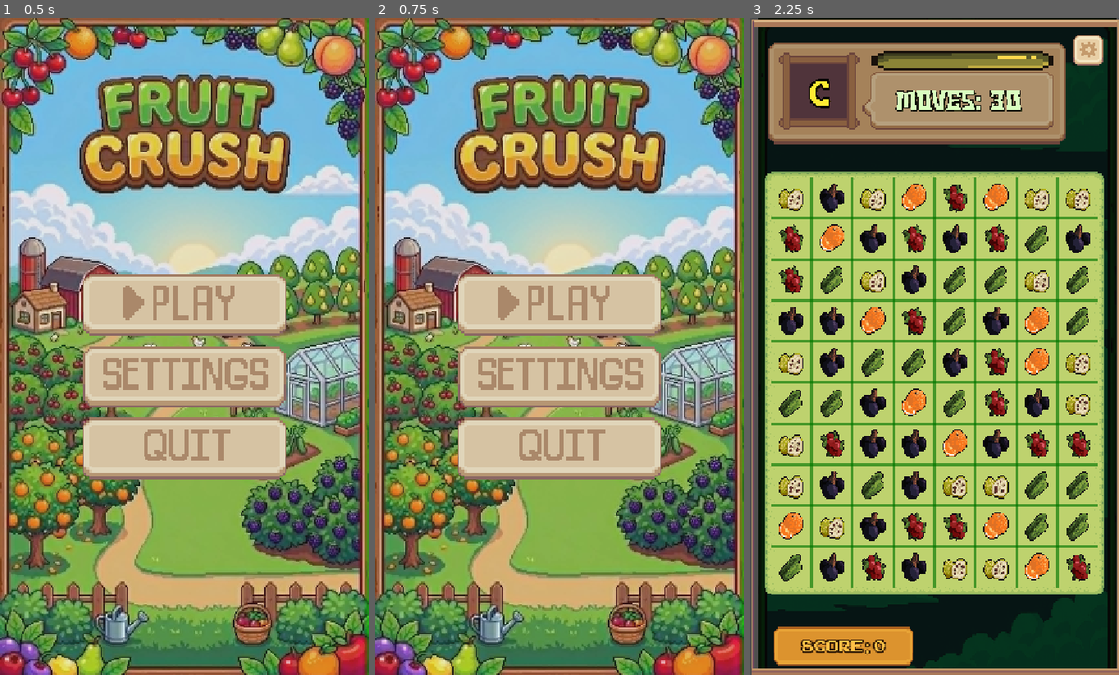
Above: before the commit, frames 1-3 (left to right).
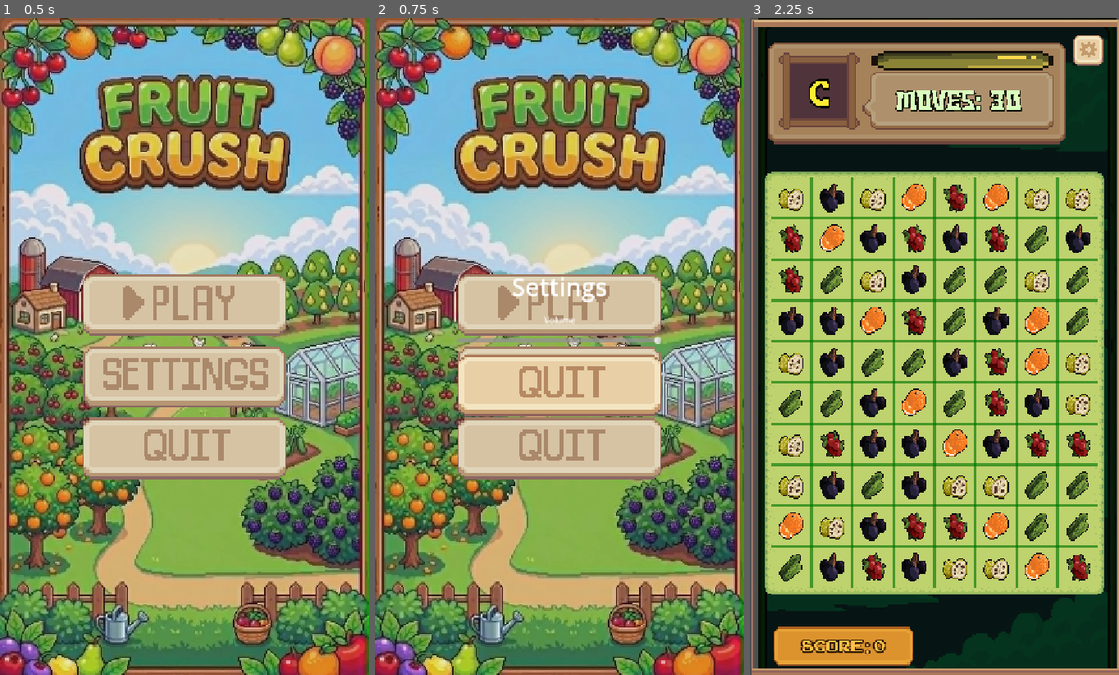
Above: after the commit, the same moments.

Repository: danieljuan6278/Fruit
Game: Godot game, scene res://scene/main_menu.tscn
The game is run twice, just before and just after one commit, with the same random seed, the same clock (stepped at 60 frames per second) and the same inputs.
Inputs (mouse positions are in pixels of both pictures, inside the frame that each line leads up to):
- Up to frame 1 (0.5 s): no input
- Up to frame 2 (0.75 s): click (559, 379) at 0.5 s
- Up to frame 3 (2.25 s): click (934, 385) at 1.27 s; click (934, 307) at 2 s

Frame 1 is identical in both runs. In frame 2, 3.7% of the frame differs, in the area x 22-78%, y 39-61%; in frame 3, nothing differs.

Commit message:
game over update (in S+)

Diff:
--- a/project.godot
+++ b/project.godot
@@ -12,10 +12,6 @@
 
 compatibility/default_parent_skeleton_in_mesh_instance_3d=true
 
-[autoload]
-
-AudioManager="*res://script/audio_manager.gd"
-
 [application]
 
 config/name="Armilyn"
@@ -23,12 +19,17 @@
 config/features=PackedStringArray("4.6", "GL Compatibility")
 config/icon="res://icon.svg"
 
+[autoload]
+
+AudioManager="*res://script/audio_manager.gd"
+
 [display]
 
 window/size/viewport_width=720
 window/size/viewport_height=1280
 window/size/mode=3
 window/stretch/mode="canvas_items"
+window/handheld/orientation=1
 
 [input_devices]
 
@@ -43,3 +44,4 @@
 rendering_device/driver.windows="d3d12"
 renderer/rendering_method="gl_compatibility"
 renderer/rendering_method.mobile="gl_compatibility"
+textures/vram_compression/import_etc2_astc=true
--- /dev/null
+++ b/scene/settings_menu.tscn
@@ -0,0 +1,66 @@
+[gd_scene load_steps=5 format=3 uid="uid://settings_menu"]
+
+[ext_resource type="Script" path="res://script/settings_menu.gd" id="1_settings"]
+[ext_resource type="Texture2D" uid="uid://ba28injmkmvq2" path="res://assets/ui/Sprout Lands - UI Pack - Basic pack/Sprite sheets/UI Big Play Button-58c8.png" id="2_back_btn"]
+
+[sub_resource type="AtlasTexture" id="AtlasTexture_back_normal"]
+atlas = ExtResource("2_back_btn")
+region = Rect2(18, 0, 540, 162)
+
+[sub_resource type="AtlasTexture" id="AtlasTexture_back_pressed"]
+atlas = ExtResource("2_back_btn")
+region = Rect2(594, 12, 539, 150)
+
+[node name="SettingsMenu" type="CanvasLayer"]
+script = ExtResource("1_settings")
+
+[node name="Control" type="Control" parent="."]
+layout_mode = 3
+anchors_preset = 15
+anchor_right = 1.0
+anchor_bottom = 1.0
+grow_horizontal = 2
+grow_vertical = 2
+
+[node name="VBoxContainer" type="VBoxContainer" parent="Control"]
+layout_mode = 1
+anchors_preset = 8
+anchor_left = 0.5
+anchor_top = 0.5
+anchor_right = 0.5
+anchor_bottom = 0.5
+offset_left = -200.0
+offset_top = -150.0
+offset_right = 200.0
+offset_bottom = 150.0
+grow_horizontal = 2
+grow_vertical = 2
+theme_override_constants/separation = 20
+
+[node name="Title" type="Label" parent="Control/VBoxContainer"]
+layout_mode = 2
+text = "Settings"
+horizontal_alignment = 1
+theme_override_font_sizes/font_size = 48
+
+[node name="VolumeLabel" type="Label" parent="Control/VBoxContainer"]
+layout_mode = 2
+text = "Volume"
+horizontal_alignment = 1
+
+[node name="VolumeSlider" type="HSlider" parent="Control/VBoxContainer"]
+layout_mode = 2
+min_value = 0.0
+max_value = 1.0
+step = 0.01
+value = 1.0
+
+[node name="BackButton" type="TextureButton" parent="Control/VBoxContainer"]
+texture_filter = 1
+custom_minimum_size = Vector2(400, 120)
+layout_mode = 2
+size_flags_horizontal = 4
+texture_normal = SubResource("AtlasTexture_back_normal")
+texture_pressed = SubResource("AtlasTexture_back_pressed")
+ignore_texture_size = true
+stretch_mode = 5
--- a/script/audio_manager.gd
+++ b/script/audio_manager.gd
@@ -57,3 +57,7 @@
 
 func stop_music():
 	bgm_player.stop()
+
+func set_master_volume(volume: float):
+	"""Set master volume (0.0 to 1.0)"""
+	AudioServer.set_bus_volume_db(AudioServer.get_bus_index("Master"), linear_to_db(volume))
--- a/script/game_state.gd
+++ b/script/game_state.gd
@@ -48,7 +48,7 @@
 		moves_left -= 1
 		moves_updated.emit(moves_left)
 
-		if moves_left <= 0 and current_phase < 4:
+		if moves_left <= 0:
 			game_over.emit(phases[current_phase])
 		return true
 	return false
--- a/script/main_menu.gd
+++ b/script/main_menu.gd
@@ -12,7 +12,8 @@
 
 func _on_setting_pressed():
 	AudioManager.play_buttons()
-	print("Settings not implemented yet")
+	var settings_menu = preload("res://scene/settings_menu.tscn").instantiate()
+	add_child(settings_menu)
 
 func _on_quit_pressed():
 	AudioManager.play_buttons()
--- /dev/null
+++ b/script/settings_menu.gd
@@ -0,0 +1,16 @@
+extends CanvasLayer
+
+@onready var volume_slider = $Control/VBoxContainer/VolumeSlider
+@onready var back_button = $Control/VBoxContainer/BackButton
+
+func _ready():
+	volume_slider.value = db_to_linear(AudioServer.get_bus_volume_db(AudioServer.get_bus_index("Master")))
+	volume_slider.value_changed.connect(_on_volume_changed)
+	back_button.pressed.connect(_on_back_pressed)
+
+func _on_volume_changed(value: float):
+	AudioManager.set_master_volume(value)
+
+func _on_back_pressed():
+	AudioManager.play_buttons()
+	queue_free()
Not shown, added: export_presets.cfg
Not shown, added: script/settings_menu.gd.uid
